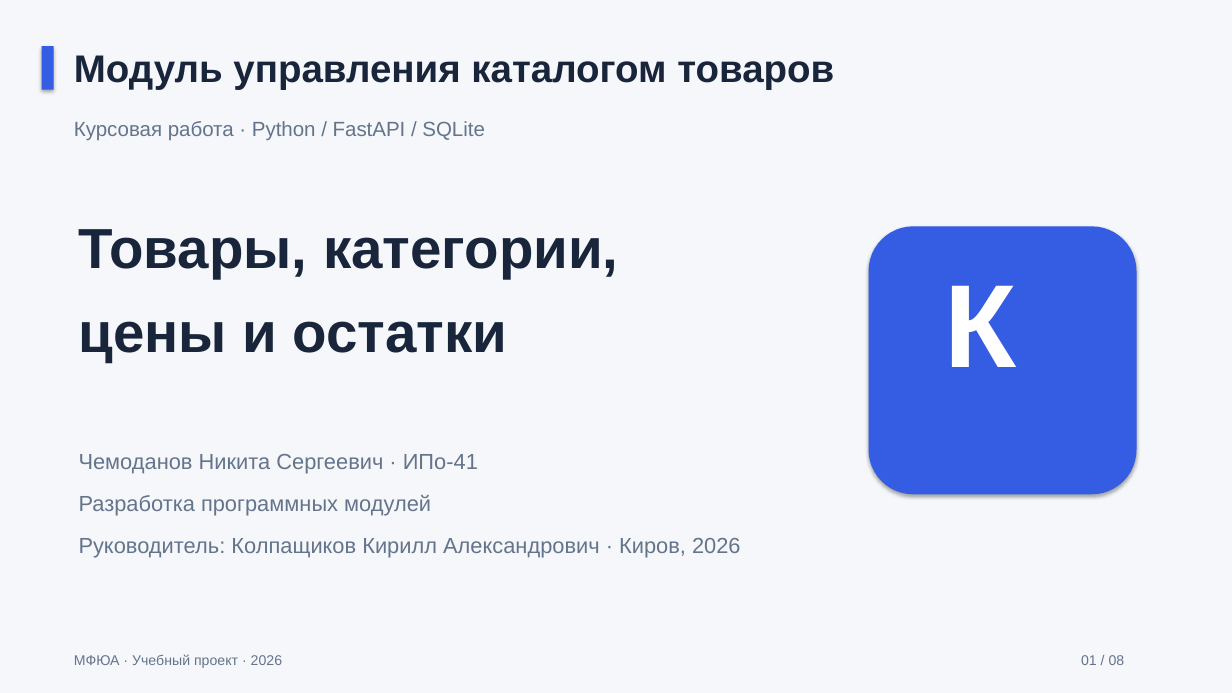
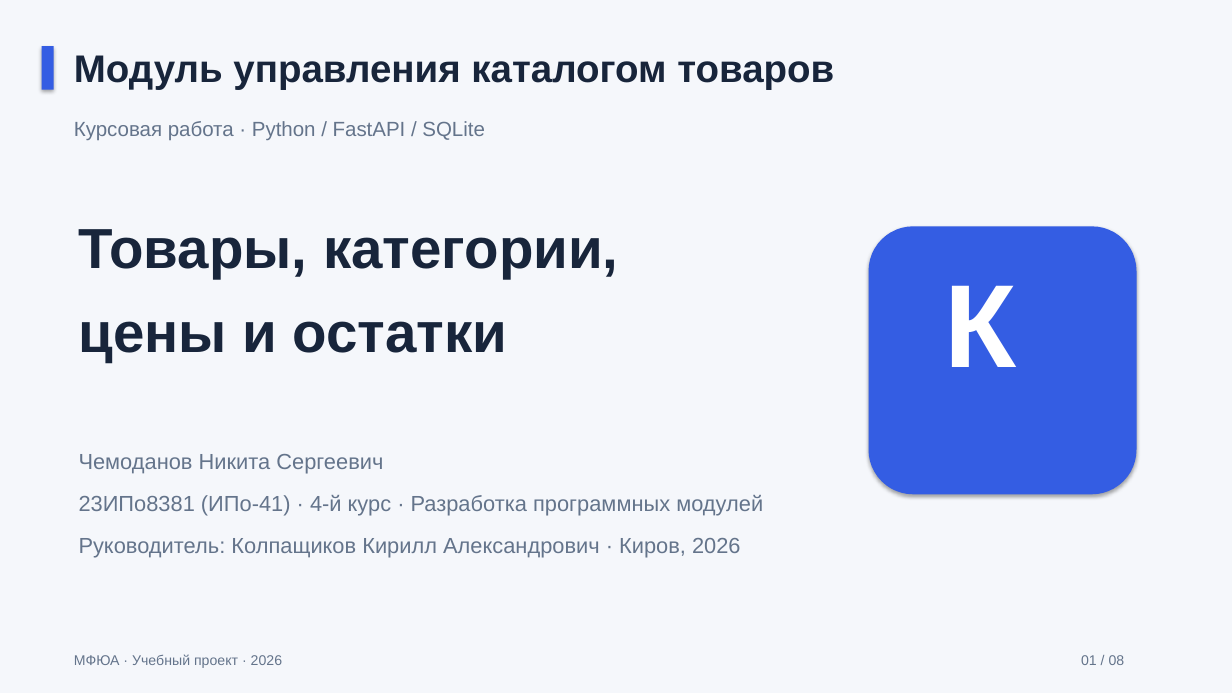
Before and after one commit to Koryza/kyyyyyrsach, a slide deck: slide 1 of docs/defense/catalog_defense.pptx. Drawn at 1232x693 pixels with LibreOffice and Linux fonts; fonts in the diff are those of the drawing. Boxes give left, top, right and bottom in pixels: in the first picture for what was removed or moved away, otherwise in the second. Text is boxed around its words. In the diff, an @@ line names an element or a change of style, - is before the commit and + after.

```diff
--- a/docs/defense/catalog_defense.pptx
+++ b/docs/defense/catalog_defense.pptx
@@ text at (79, 454, 763, 516): text changed @@
-Чемоданов Никита Сергеевич · ИПо-41
-Разработка программных модулей
+Чемоданов Никита Сергеевич
+23ИПо8381 (ИПо-41) · 4-й курс · Разработка программных модулей
```
Also in this commit, not shown: 2 other slides changed, 40 other files.
